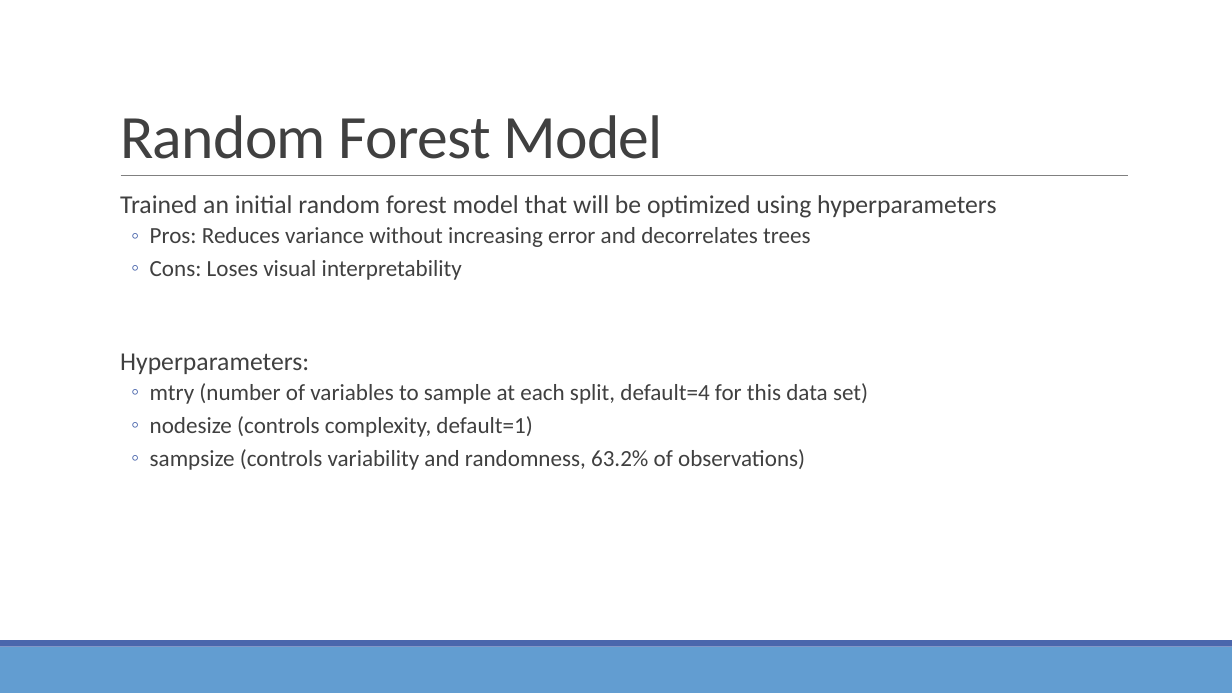
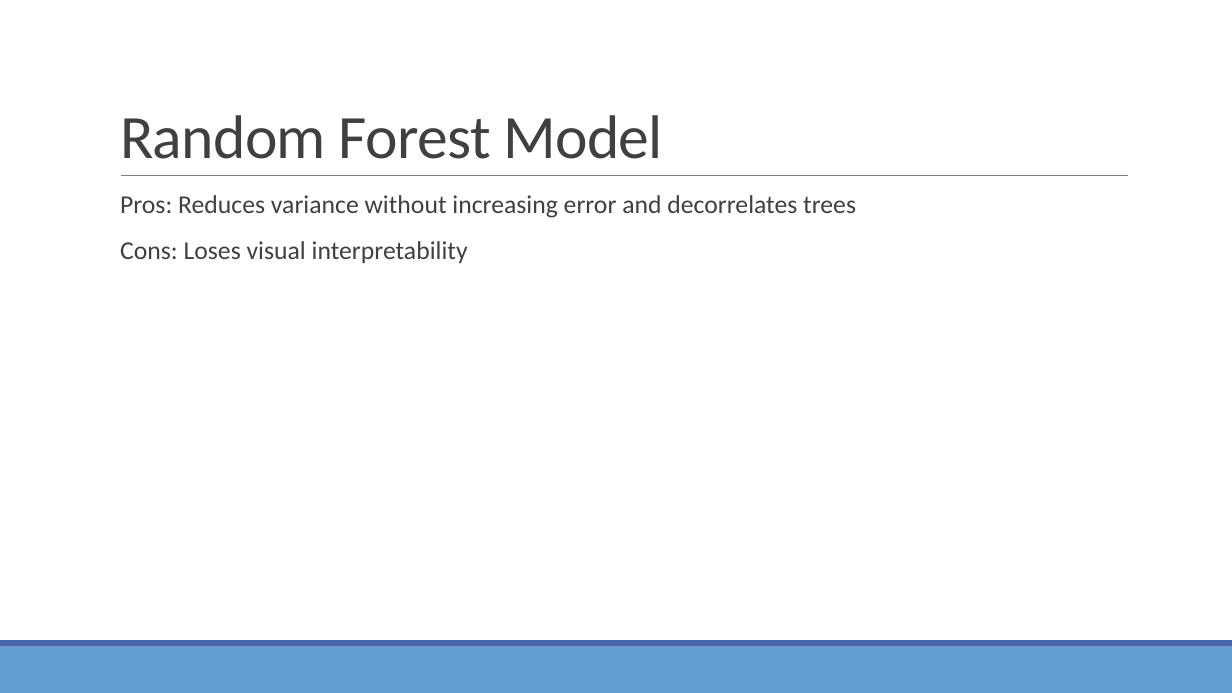
Before and after one commit to yelaura/r-assignments, a slide deck: slide 10 of Practical Machine Learning/Optimizing Decision Trees and Random Forest Models.pptx (slide 8 before the commit). Drawn at 1232x693 pixels with LibreOffice and Linux fonts; fonts in the diff are those of the drawing. Boxes give left, top, right and bottom in pixels: in the first picture for what was removed or moved away, otherwise in the second. Text is boxed around its words. In the diff, an @@ line names an element or a change of style, - is before the commit and + after.

```diff
--- a/Practical Machine Learning/Optimizing Decision Trees and Random Forest Models.pptx
+++ b/Practical Machine Learning/Optimizing Decision Trees and Random Forest Models.pptx
@@ text "Pros: Reduces variance without increasing ..." at box(120, 195, 856, 263): size 18 to 20 pt; bullet ◦ to  ; list level 2 to 1 in "Pros: Reduces variance without increasing ..."; list level 2 to 1 in "Cons: Loses visual interpretability" @@
@@ text at box(120, 195, 996, 218): paragraph removed @@
-  Trained an initial random forest model that will be optimized using hyperparameters
@@ text at box(120, 353, 868, 470): paragraphs removed @@
-  Hyperparameters:
-  ◦ mtry (number of variables to sample at each split, default=4 for this data set)
-  ◦ nodesize (controls complexity, default=1)
-  ◦ sampsize (controls variability and randomness, 63.2% of observations)
```
Also in this commit, not shown: 5 other slides changed, 4 slides added.
